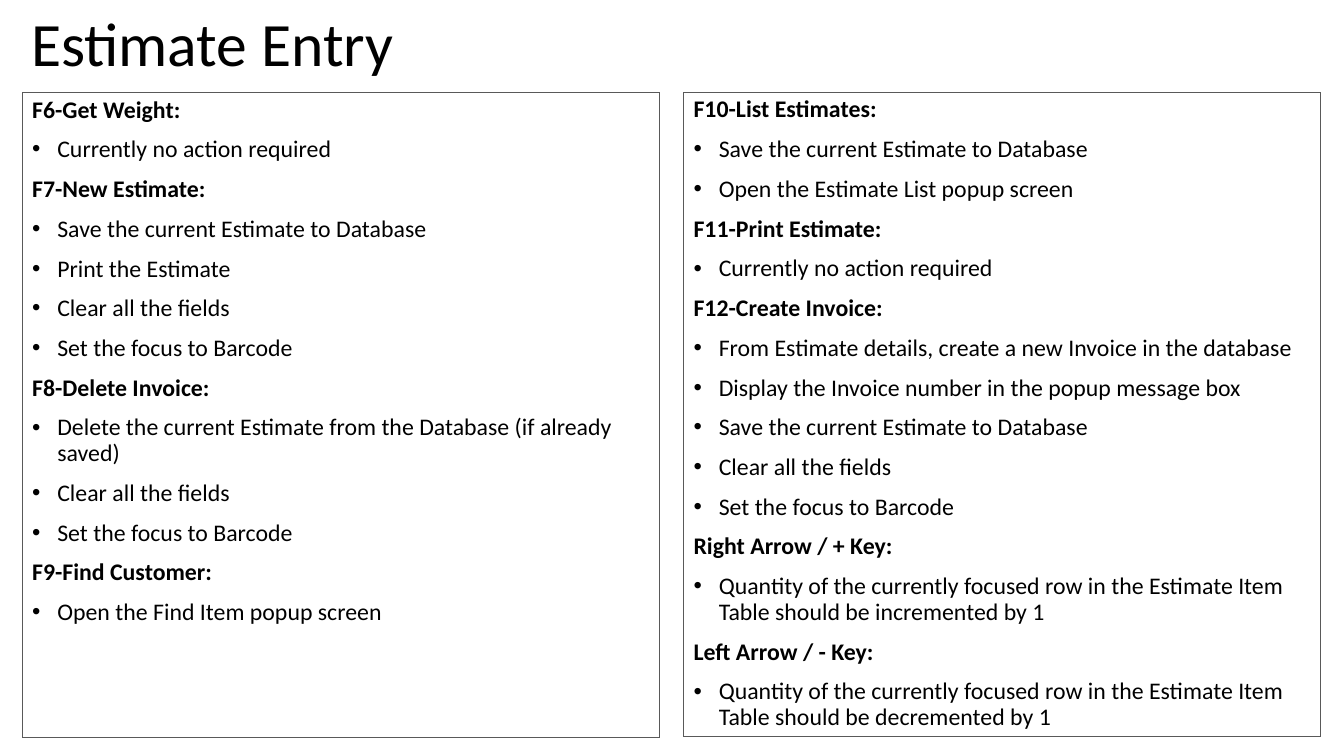
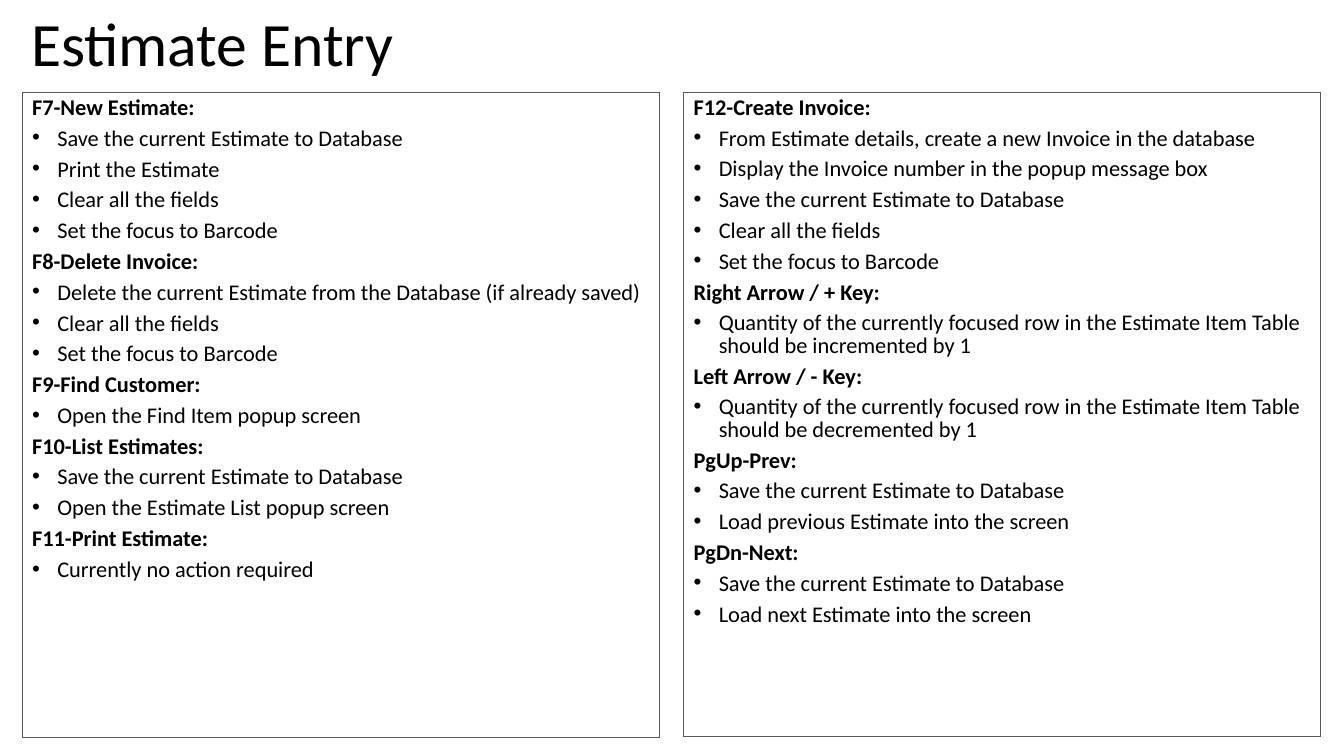
Before and after one commit to valignit/Documents, a slide deck: slide 7 of brief-specs.pptx. Drawn at 1344x756 pixels with LibreOffice and Linux fonts; fonts in the diff are those of the drawing. Boxes give left, top, right and bottom in pixels: in the first picture for what was removed or moved away, otherwise in the second. Text is boxed around its words. In the diff, an @@ line names an element or a change of style, - is before the commit and + after.

```diff
--- a/brief-specs.pptx
+++ b/brief-specs.pptx
@@ text in rectangle at (x1=32, y1=101, x2=331, y2=161): paragraphs removed @@
-F6-Get Weight:
-• Currently no action required
@@ text in rectangle at (x1=32, y1=99, x2=640, y2=427): size 17 to 16 pt in "F7-New Estimate:", "Save the current Estimate to Database", "Print the Estimate", "Clear all the fields" and 7 more places; line spacing 0.9 to 16pt; less space between paragraphs @@
@@ text in rectangle at (x1=694, y1=100, x2=1088, y2=280): paragraphs removed @@
-F10-List Estimates:
-• Save the current Estimate to Database
-• Open the Estimate List popup screen
-F11-Print Estimate:
-• Currently no action required
@@ text in rectangle at (x1=694, y1=99, x2=1300, y2=441): size 17 to 16 pt in "F12-Create Invoice:", "From Estimate details, create a new Invoice ...", "Display the Invoice number in the popup ...", "Save the current Estimate to Database" and 6 more places; line spacing 0.9 to 16pt; less space between paragraphs @@
@@ text in rectangle at (x1=32, y1=438, x2=402, y2=581): paragraphs added @@
+F10-List Estimates:
+• Save the current Estimate to Database
+• Open the Estimate List popup screen
+F11-Print Estimate:
+• Currently no action required
@@ text in rectangle at (x1=694, y1=453, x2=1070, y2=622): paragraphs added @@
+PgUp-Prev:
+• Save the current Estimate to Database
+• Load previous Estimate into the screen
+PgDn-Next:
+• Save the current Estimate to Database
+• Load next Estimate into the screen
```
Also in this commit, not shown: 34 other slides changed.
